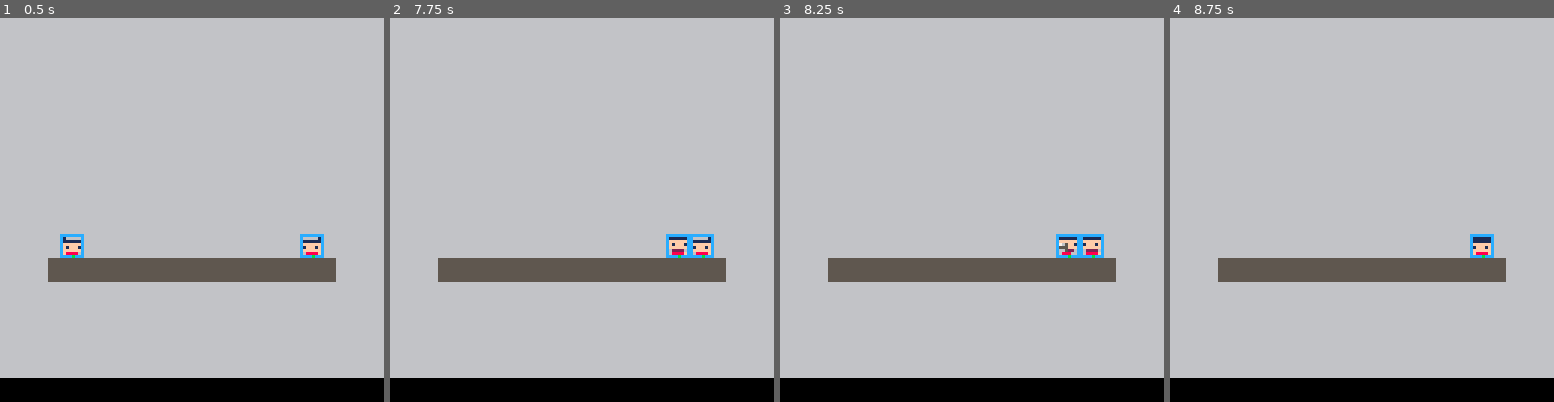
Above: before the commit, frames 1-4 (left to right).
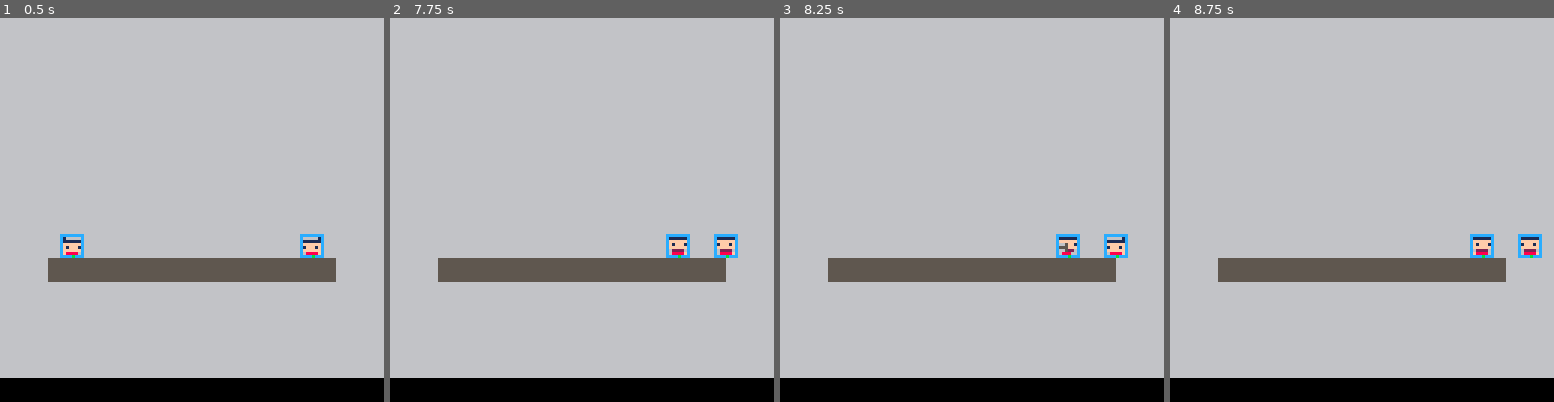
Above: after the commit, the same moments.

Repository: Wagomu056/chanbara
Game: PICO-8 cartridge chanbara.p8
Same seed, same stepped clock (60 frames per second), same inputs: the game is played once before the commit and once after it.
Inputs:
- Up to frame 1 (0.5 s): no input
- Up to frame 2 (7.75 s): tap O (Z key) at 0.7, 1.7, 2.1, 2.5, 2.9, 3.3, 3.7, 4.1, 4.5, 4.9, 5.3, 5.7, 6.1, 6.5, 6.9, 7.3, 7.7 s
- Up to frame 3 (8.25 s): tap O (Z key) at 8.1 s
- Up to frame 4 (8.75 s): tap O (Z key) at 8.5 s

Frame 1 is identical in both runs. In frame 2, 0.7% of the frame differs, in the area x 78-91%, y 56-63%; in frame 3, 0.7%, in the area x 72-91%, y 56-63%; in frame 4, 0.5%.

Commit message:
ダメージ時のノックバック追加

Diff:
--- a/chanbara.p8
+++ b/chanbara.p8
@@ -90,6 +90,8 @@
 = anim.data.new({0,1},1,1,{0.5,0.5},{0,0},{nil,nil},true)
 anim_table["pl_slash"]
 = anim.data.new({2,3},1,1,{0.2,0.2},{0,8},{nil,"regist_atk"},false)
+anim_table["pl_damage"]
+= anim.data.new({5},1,1,{0.2},{0},{nil},false)
 
 anim.controller = {}
 anim.controller.new = function(owner)
@@ -447,6 +449,7 @@
 	obj.request_pos = math.vec2.new(0, 0)
 	obj.atk_hitbox = hit.data.new(obj)
 	obj.is_req_atk = false
+	obj.is_damage = false
 
 	-- function
 	obj.init = function(self, id, direction)
@@ -484,9 +487,16 @@
 		self:update_request_pos()
 		self:apply_request_pos()
 		self:proc_req_atk()
+
+		self.is_damage = false
 	end
 
 	obj.update_action = function(self)
+		if self.is_damage then
+			self.action = "damage"
+			return
+		end
+
 		if self.anim_controller.is_end == false then
 			return
 		end
@@ -510,6 +520,16 @@
 	end
 
 	obj.update_request_pos = function(self)
+		if self.is_damage then
+			self.request_pos.x = -8
+			local is_mirro = (self.direction == "left")
+			if is_mirro then
+				self.request_pos.x *= -1
+			end
+
+			return
+		end
+
 		self.request_pos.x
 		= self.anim_controller:get_move()
 	end
@@ -543,6 +563,10 @@
 		if tag == "regist_atk" then
 			self.is_req_atk = true
 		end
+	end
+
+	obj.def_callback = function(self, atk_box)
+		self.is_damage = true
 	end
 
 	return obj
@@ -644,22 +668,22 @@
 end
 
 __gfx__
-11000000000000001100000011000000110000700000000000000000000000000000000000000000000000000000000000000000000000000000000000000000
-01111110110000000111111001111110011116570000000000000000000000000000000000000000000000000000000000000000000000000000000000000000
-0ffffff0011111100ffffff00ffffff00ffff6570000000000000000000000000000000000000000000000000000000000000000000000000000000000000000
-0f1fff100ffffff07765ff100f1fff100f1ff6560000000000000000000000000000000000000000000000000000000000000000000000000000000000000000
-0ffffff00f1fff105555fff00ffffff00ffff6560000000000000000000000000000000000000000000000000000000000000000000000000000000000000000
-502222005ffffff06665220000222205002225550000000000000000000000000000000000000000000000000000000000000000000000000000000000000000
-5f8888005f88880000888000008888f5008888f00000000000000000000000000000000000000000000000000000000000000000000000000000000000000000
-50f00f0050f00f0000f0000000f00f0500f00f000000000000000000000000000000000000000000000000000000000000000000000000000000000000000000
-00000000000000000000600000000000000000000000000000000000000000000000000000000000000000000000000000000000000000000000000000000000
-00000000000000000006560000000000000000000000000000000000000000000000000000000000000000000000000000000000000000000000000000000000
-00000000000000000006560000000000000000000000000000000000000000000000000000000000000000000000000000000000000000000000000000000000
-00000000000000000006560000000000000000000000000000000000000000000000000000000000000000000000000000000000000000000000000000000000
-00000000000000000006560000000000000000000000000000000000000000000000000000000000000000000000000000000000000000000000000000000000
-00007766000077660000000006666000000000000000000000000000000000000000000000000000000000000000000000000000000000000000000000000000
-00075555000755550000000055555500000000000000000000000000000000000000000000000000000000000000000000000000000000000000000000000000
-00006666000066660000000006666000000000000000000000000000000000000000000000000000000000000000000000000000000000000000000000000000
+11000000000000001100000011000000110000701100000000000000000000000000000000000000000000000000000000000000000000000000000000000000
+01111110110000000111111001111110011116571111110000000000000000000000000000000000000000000000000000000000000000000000000000000000
+0ffffff0011111100ffffff00ffffff00ffff657ffffff0000000000000000000000000000000000000000000000000000000000000000000000000000000000
+0f1fff100ffffff07665ff100f1fff100f1ff656f1ff110000000000000000000000000000000000000000000000000000000000000000000000000000000000
+0ffffff00f1fff105555fff00ffffff00ffff656ffffff0000000000000000000000000000000000000000000000000000000000000000000000000000000000
+502222005ffffff06665220000222205002225555022220000000000000000000000000000000000000000000000000000000000000000000000000000000000
+5f8888005f88880000888000008888f5008888f05f88880000000000000000000000000000000000000000000000000000000000000000000000000000000000
+50f00f0050f00f0000f0000000f00f0500f00f0050f00f0000000000000000000000000000000000000000000000000000000000000000000000000000000000
+00000000000000000000000000000000000000000000000000000000000000000000000000000000000000000000000000000000000000000000000000000000
+00000000000000000000000000000000000000000000000000000000000000000000000000000000000000000000000000000000000000000000000000000000
+00000000000000000000000000000000000000000000000000000000000000000000000000000000000000000000000000000000000000000000000000000000
+00000000000000000000000700000000000000000000000000000000000000000000000000000000000000000000000000000000000000000000000000000000
+00000000000000000000007500000000000000000000000000000000000000000000000000000000000000000000000000000000000000000000000000000000
+00007766000077660000000666770000000000000000776600000000000000000000000000000000000000000000000000000000000000000000000000000000
+00075555000755550000000055557000000000000007555500000000000000000000000000000000000000000000000000000000000000000000000000000000
+00006666000066660000000066660000000000000000666600000000000000000000000000000000000000000000000000000000000000000000000000000000
 00000000000000000000000000000000000000000000000000000000000000000000000000000000000000000000000000000000000000000000000000000000
 00000000000000000000000000000000000000000000000000000000000000000000000000000000000000000000000000000000000000000000000000000000
 00000000000000000000000000000000000000000000000000000000000000000000000000000000000000000000000000000000000000000000000000000000
